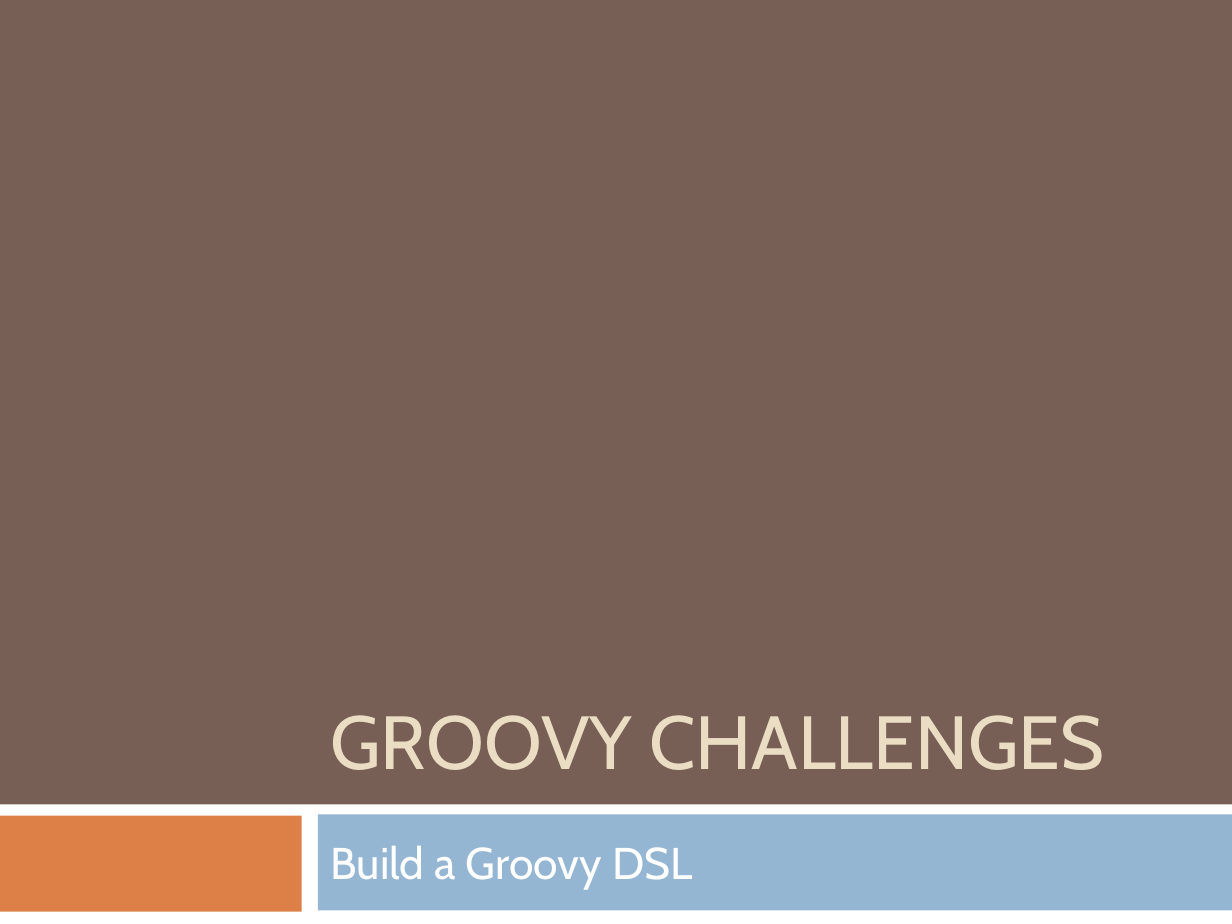
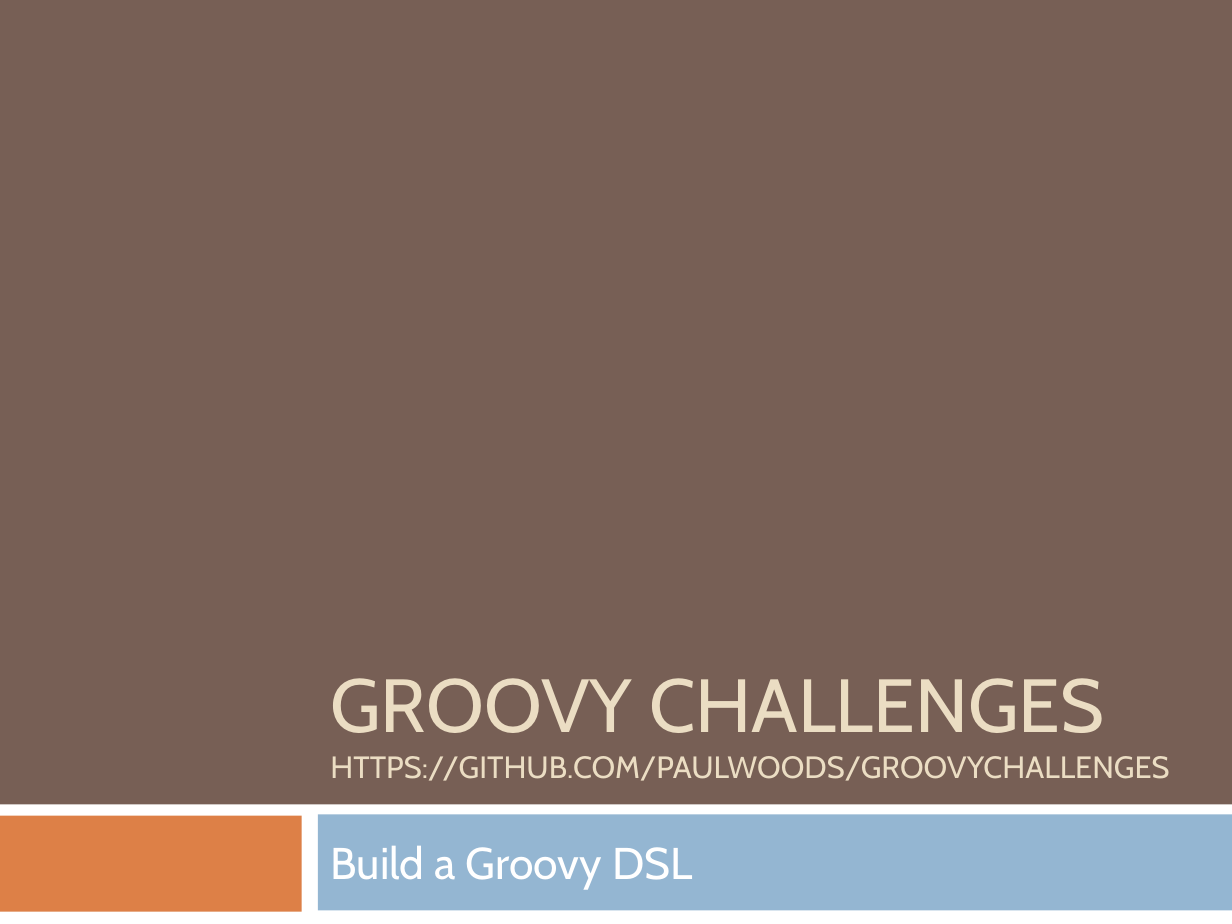
Before and after one commit to paulwoods/groovychallenges, a slide deck: slide 1 of Groovy Challenges.pptx. Drawn at 1232x924 pixels with LibreOffice and Linux fonts; fonts in the diff are those of the drawing. Boxes give left, top, right and bottom in pixels: in the first picture for what was removed or moved away, otherwise in the second. Text is boxed around its words. In the diff, an @@ line names an element or a change of style, - is before the commit and + after.

Commit message:
added presentation

```diff
--- a/Groovy Challenges.pptx
+++ b/Groovy Challenges.pptx
@@ title at (x1=330, y1=678, x2=1169, y2=781): text changed; size 44 to 18 pt @@
-GROOVY CHALLENGES
+GROOVY CHALLENGES
+HTTPS://GITHUB.COM/PAULWOODS/GROOVYCHALLENGES
```
